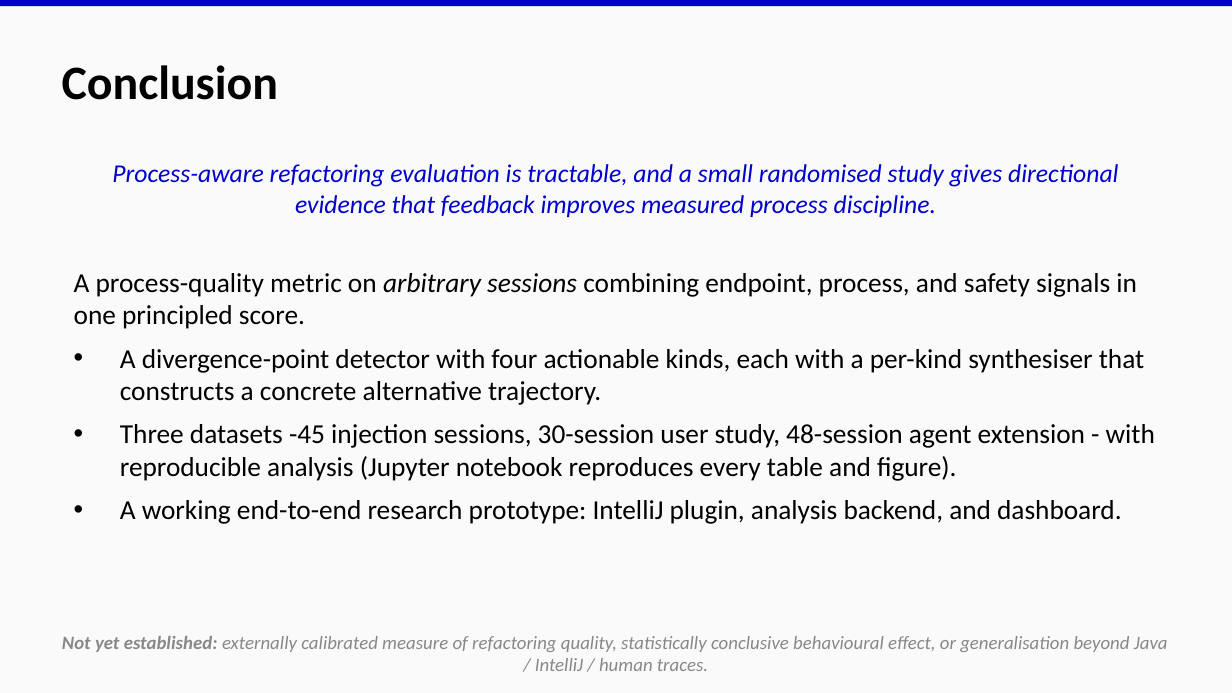
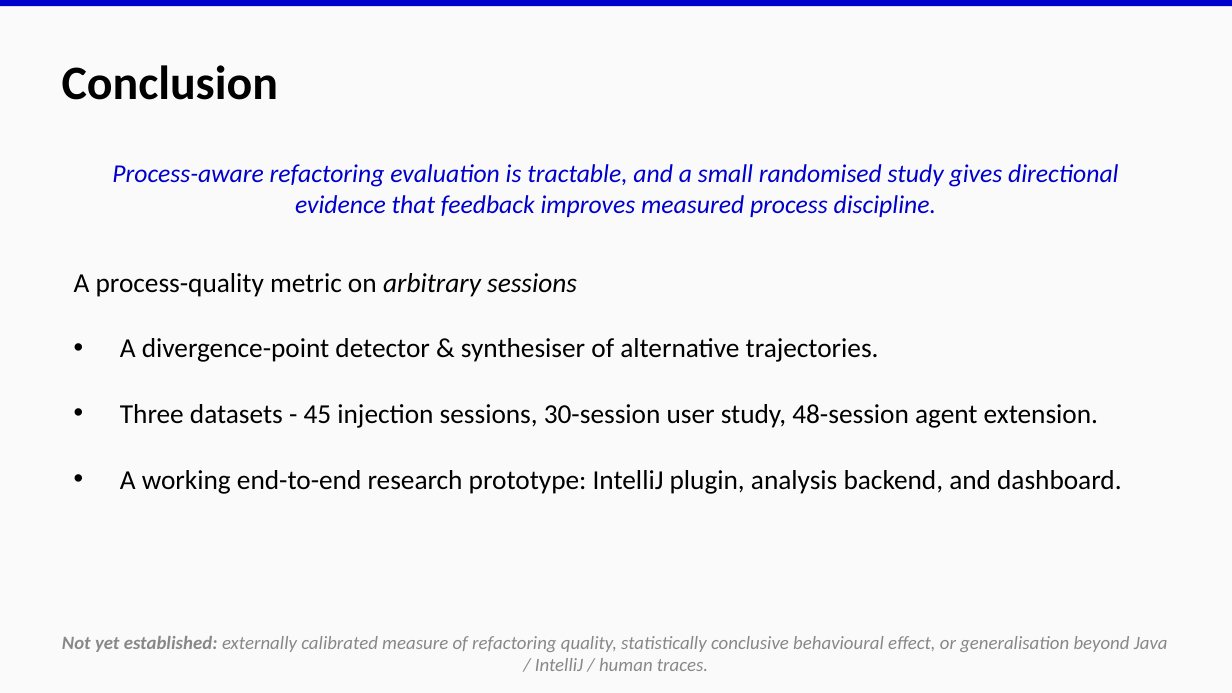
Before and after one commit to EthanHosier/fyp, a slide deck: slide 29 of presentation/slides.pptx. Drawn at 1232x693 pixels with LibreOffice and Linux fonts; fonts in the diff are those of the drawing. Boxes give left, top, right and bottom in pixels: in the first picture for what was removed or moved away, otherwise in the second. Text is boxed around its words. In the diff, an @@ line names an element or a change of style, - is before the commit and + after.

Commit message:
feat: fix conclusion slide

```diff
--- a/presentation/slides.pptx
+++ b/presentation/slides.pptx
@@ text at <box>74,273,1098,428</box>: text changed @@
-• A process-quality metric on arbitrary sessions combining endpoint, process, and safety signals in one principled score.
-• A divergence-point detector with four actionable kinds, each with a per-kind synthesiser that constructs a concrete alternative trajectory.
-• Three datasets -45 injection sessions, 30-session user study, 48-session agent extension - with reproducible analysis (Jupyter notebook reproduces every table and figure).
+• A process-quality metric on arbitrary sessions
+• A divergence-point detector & synthesiser of alternative trajectories.
+• Three datasets - 45 injection sessions, 30-session user study, 48-session agent extension.
@@ text at <box>120,470,1122,494</box>: less space between paragraphs @@
```
Also in this commit, not shown: 1 other file.
